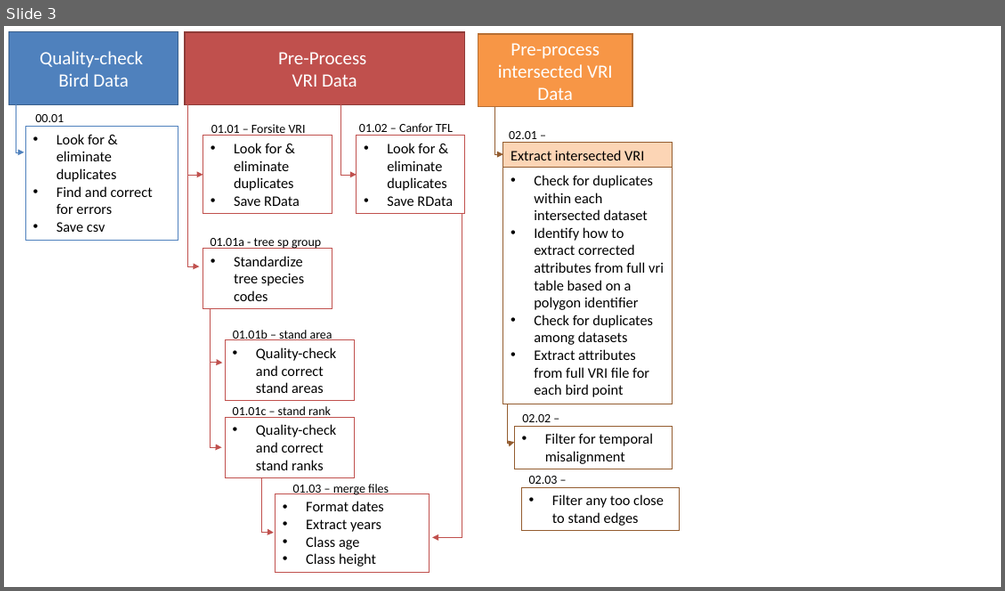
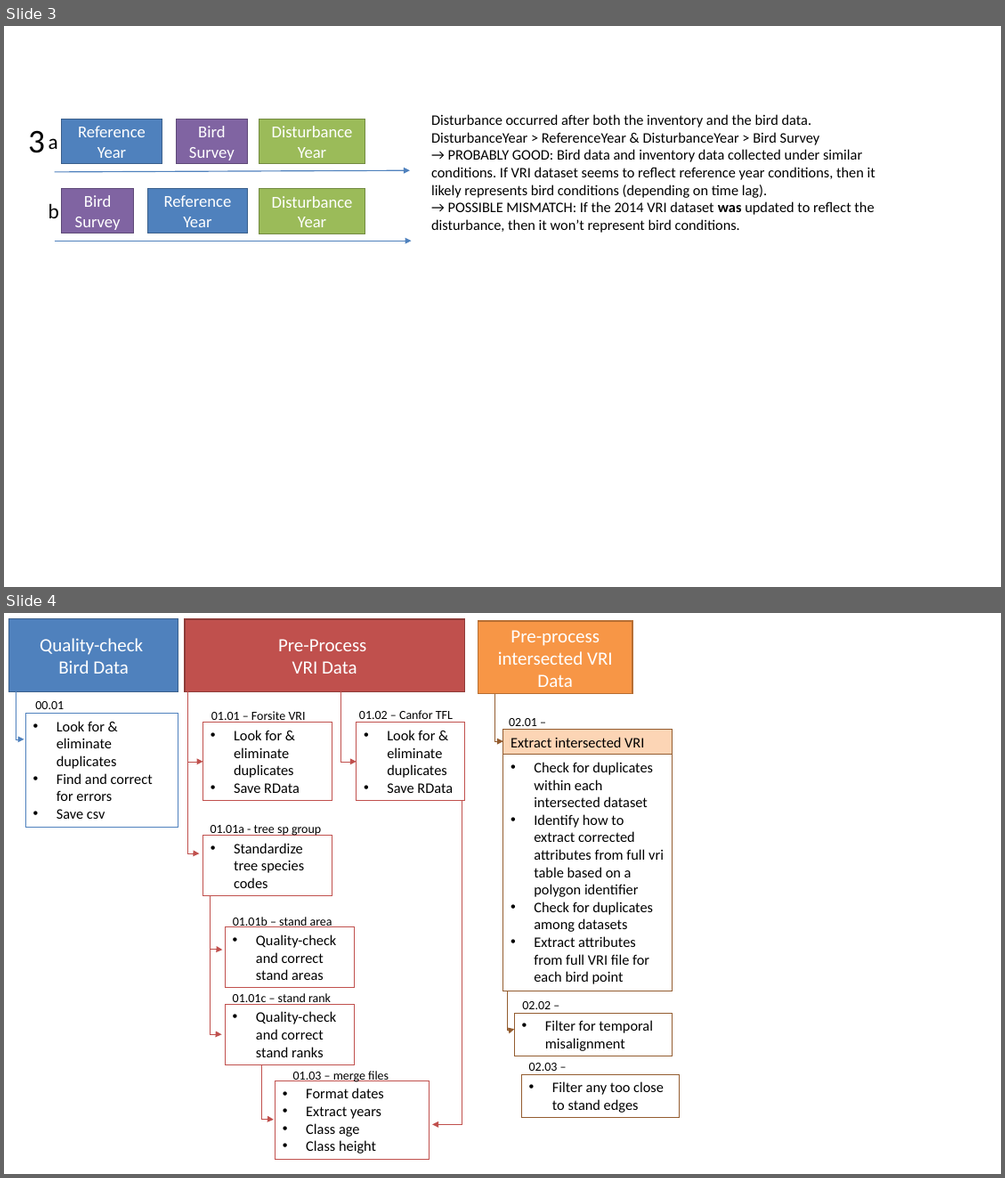
Before and after one commit to borealbirds/NBarker-BCVRImodels, a slide deck: VRI_bird_data_scenarios.pptx. Shown one above the other, each under a label of ours: slide 3 before the commit, slides 3 and 4 after it. The pictures are 1005x591 and 1005x1178 pixels, drawn with LibreOffice and Linux fonts; fonts in the diff are those of the drawing. Boxes give left, top, right and bottom in pixels: in the first picture for what was removed or moved away, otherwise in the second. Text is boxed around its words. In the diff, an @@ line names an element or a change of style, - is before the commit and + after.

```diff
--- a/VRI_bird_data_scenarios.pptx
+++ b/VRI_bird_data_scenarios.pptx
@@ slide 3 added at [4,26,1001,587], background #FFFFFF @@
@@ text added at [28,130,45,153], 32 pt, text #000000 @@
+3
@@ rectangle added at [62,119,162,164], fill #4F81BD, outline #3A5F8C 1 pt, 16 pt, text #FFFFFF @@
+Reference Year
@@ rectangle added at [176,119,248,164], fill #8064A2, outline #5F4A78 1 pt, 16 pt, text #FFFFFF @@
+Bird Survey
@@ rectangle added at [259,119,365,164], fill #9BBB59, outline #738A42 1 pt, 16 pt, text #FFFFFF @@
+Disturbance Year
@@ text added at [431,114,875,232], 14 pt, text #000000 @@
+Disturbance occurred after both the inventory and the bird data.
+DisturbanceYear > ReferenceYear & DisturbanceYear > Bird Survey
+→ PROBABLY GOOD: Bird data and inventory data collected under similar conditions. If VRI dataset seems to reflect reference year conditions, then it likely represents bird conditions (depending on time lag).
+→ POSSIBLE MISMATCH: If the 2014 VRI dataset was updated to reflect the disturbance, then it won’t represent bird conditions.
@@ text added at [48,138,58,149], 20 pt, text #000000 @@
+a
@@ arrow added from (54, 172) to (410, 170), #4F81BD 1 pt @@
@@ text added at [48,203,59,218], 20 pt, text #000000 @@
+b
@@ rectangle added at [62,188,133,233], fill #8064A2, outline #5F4A78 1 pt, 16 pt, text #FFFFFF @@
+Bird Survey
@@ rectangle added at [147,188,248,233], fill #4F81BD, outline #3A5F8C 1 pt, 16 pt, text #FFFFFF @@
+Reference Year
@@ rectangle added at [259,189,365,234], fill #9BBB59, outline #738A42 1 pt, 16 pt, text #FFFFFF @@
+Disturbance Year
@@ arrow added from (54, 240) to (412, 240), #4F81BD 1 pt @@
@@ what was slide 3 is now slide 4 @@
```
Also in this commit, not shown: 1 slide changed, 1 other slide added, 1 slide removed, 4 other files.
